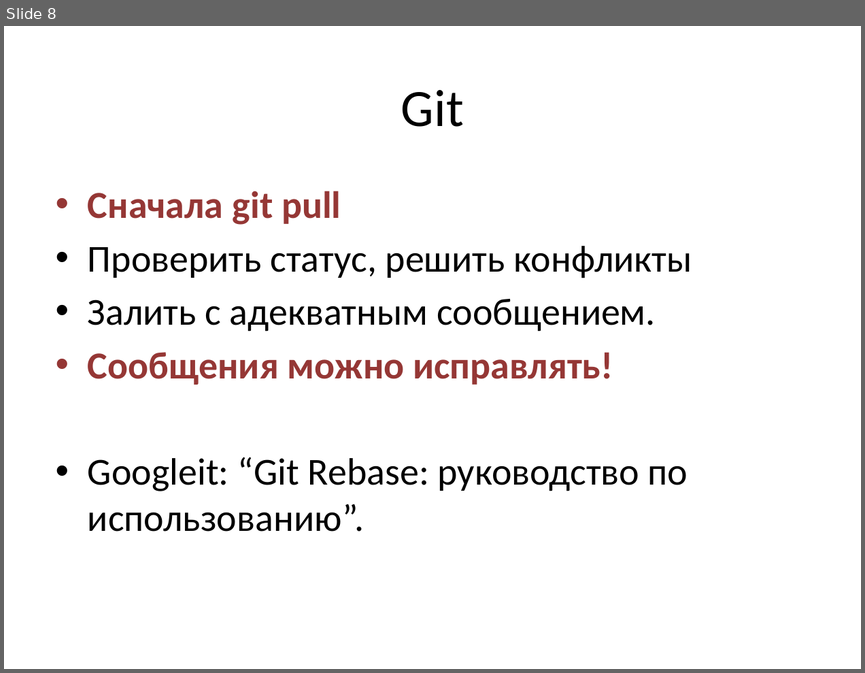
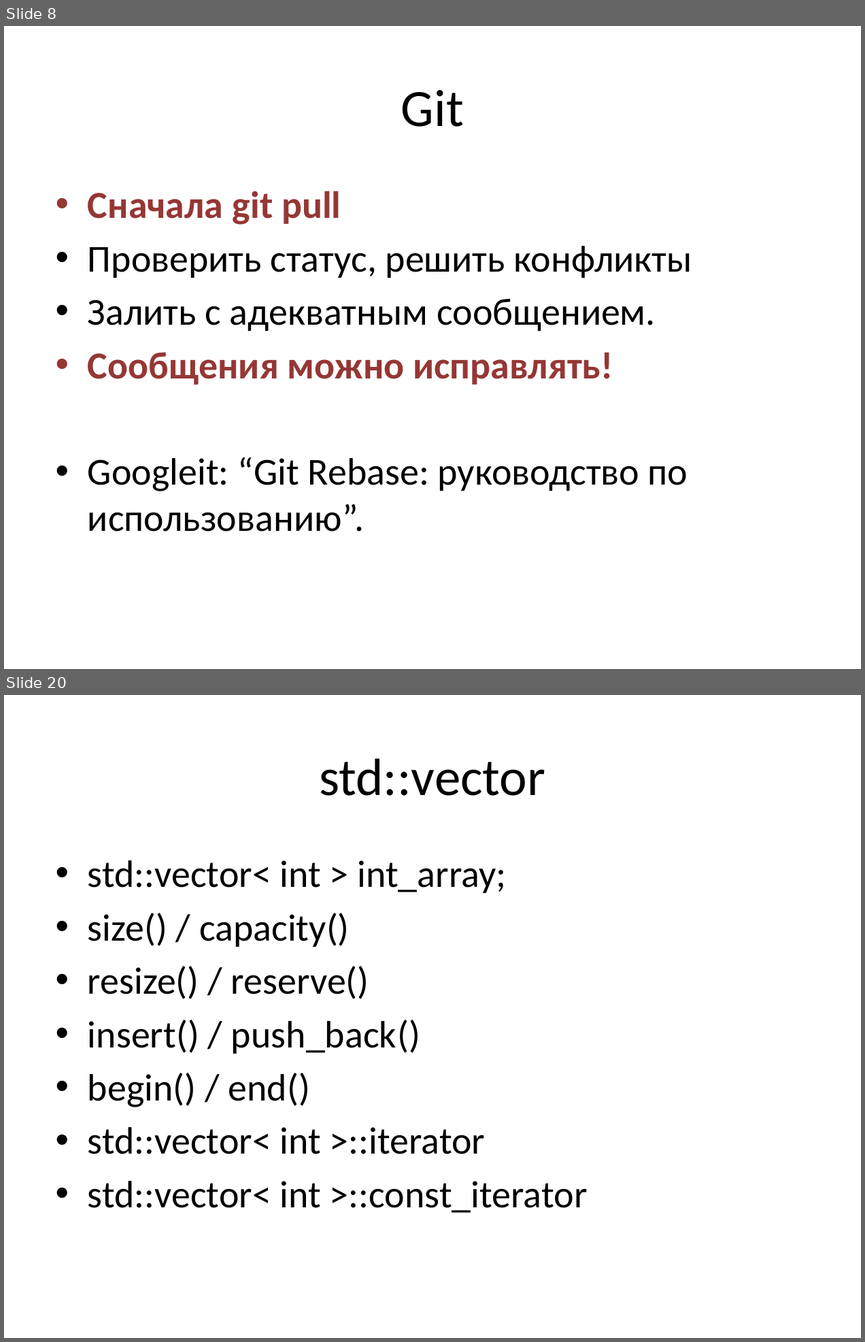
Before and after one commit to tscherkas/cpp_craft_1013, a slide deck: lections/cpp_craft_lec_1_part_1.pptx. Shown one above the other, each under a label of ours: slide 8 before the commit, slides 8 and 20 after it; the slides between them are not shown. The pictures are 865x673 and 865x1342 pixels, drawn with LibreOffice and Linux fonts; fonts in the diff are those of the drawing. Boxes give left, top, right and bottom in pixels: in the first picture for what was removed or moved away, otherwise in the second. Text is boxed around its words. In the diff, an @@ line names an element or a change of style, - is before the commit and + after.

```diff
--- a/lections/cpp_craft_lec_1_part_1.pptx
+++ b/lections/cpp_craft_lec_1_part_1.pptx
@@ slide 20 added at <box>4,695,861,1338</box>, background #FFFFFF @@
@@ title added at <box>319,758,545,796</box>, 44 pt, text #000000 @@
+std::vector
@@ text added at <box>88,860,587,1212</box>, 32 pt, text #000000 @@
+• std::vector< int > int_array;
+• size() / capacity()
+• resize() / reserve()
+• insert() / push_back()
+• begin() / end()
+• std::vector< int >::iterator
+• std::vector< int >::const_iterator
```
Also in this commit, not shown: 17 other slides added.
